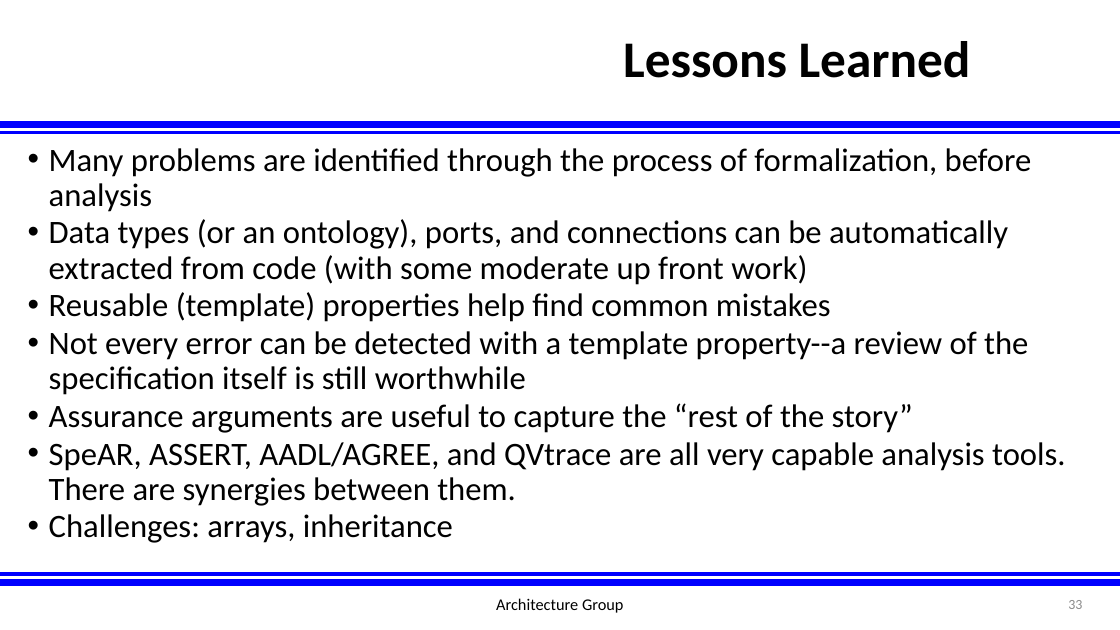
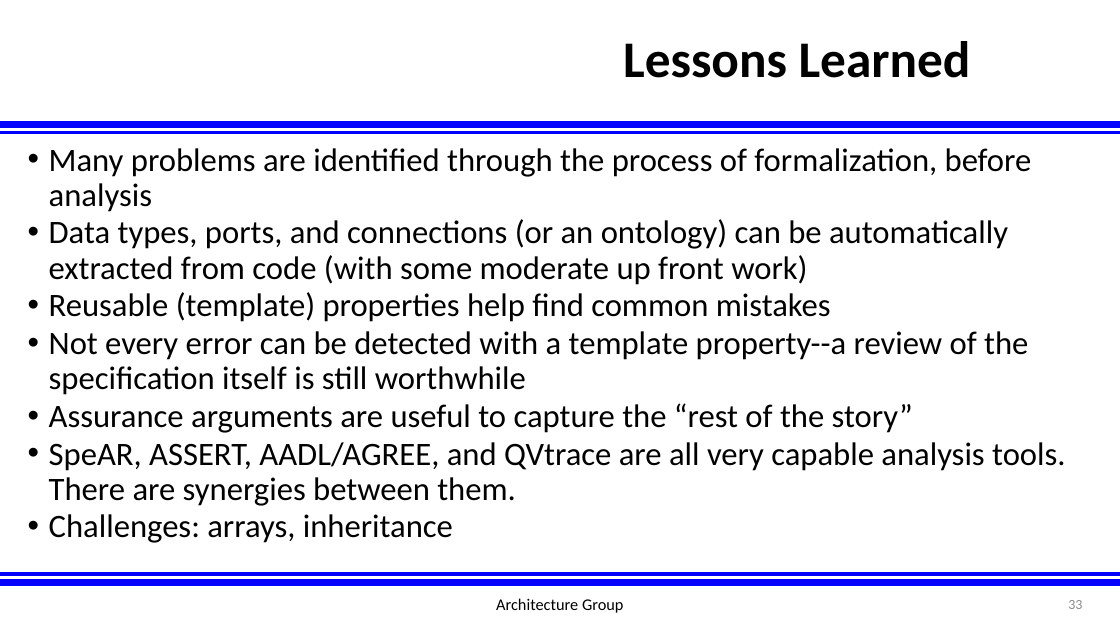
Before and after one commit to afrl-rq/OpenUxAS-SoI, a slide deck: slide 33 of presentations/S5_SoI_Architecture_Group.pptx. Drawn at 1120x630 pixels with LibreOffice and Linux fonts; fonts in the diff are those of the drawing; background and template pictures are left out. Boxes give left, top, right and bottom in pixels: in the first picture for what was removed or moved away, otherwise in the second. Text is boxed around its words. In the diff, an @@ line names an element or a change of style, - is before the commit and + after.

```diff
--- a/presentations/S5_SoI_Architecture_Group.pptx
+++ b/presentations/S5_SoI_Architecture_Group.pptx
@@ text at (49, 219, 1008, 285): text changed @@
-• Data types (or an ontology), ports, and connections can be automatically extracted from code (with some moderate up front work)
+• Data types, ports, and connections (or an ontology) can be automatically extracted from code (with some moderate up front work)
```
Also in this commit, not shown: 3 other slides changed.
